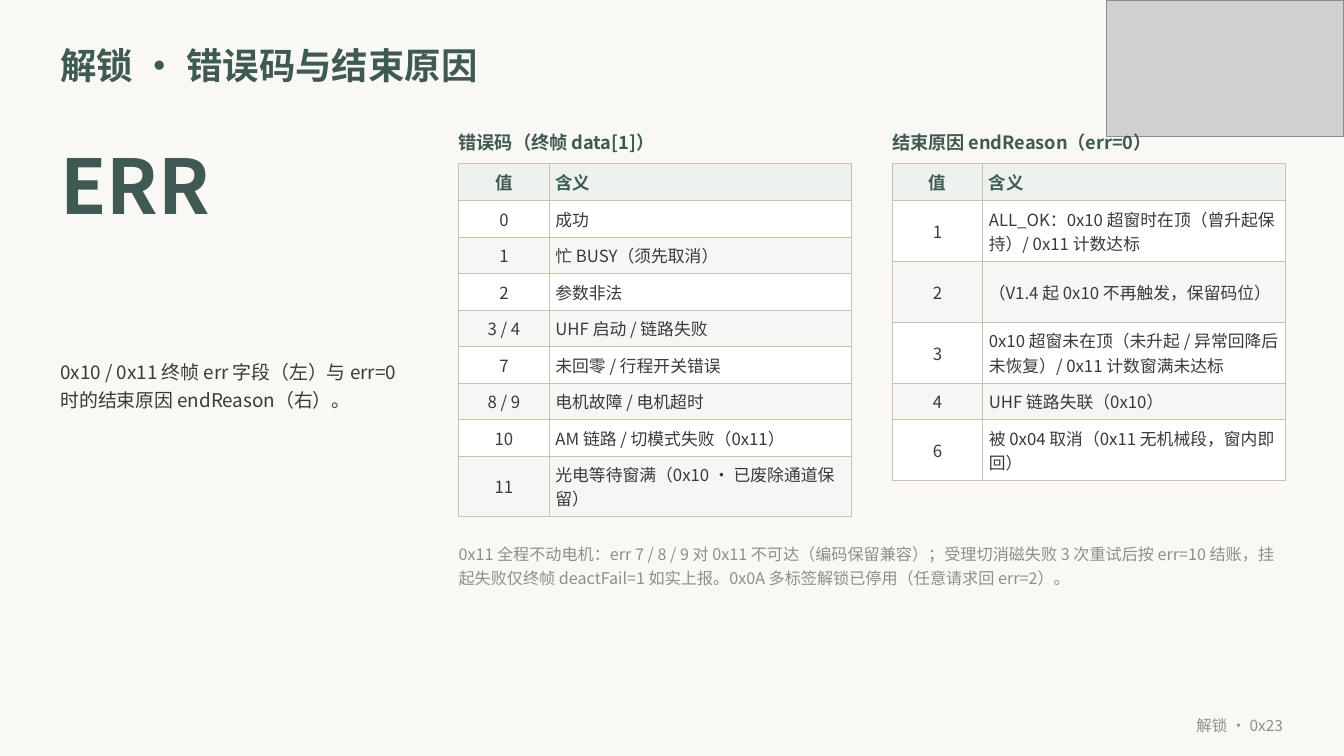
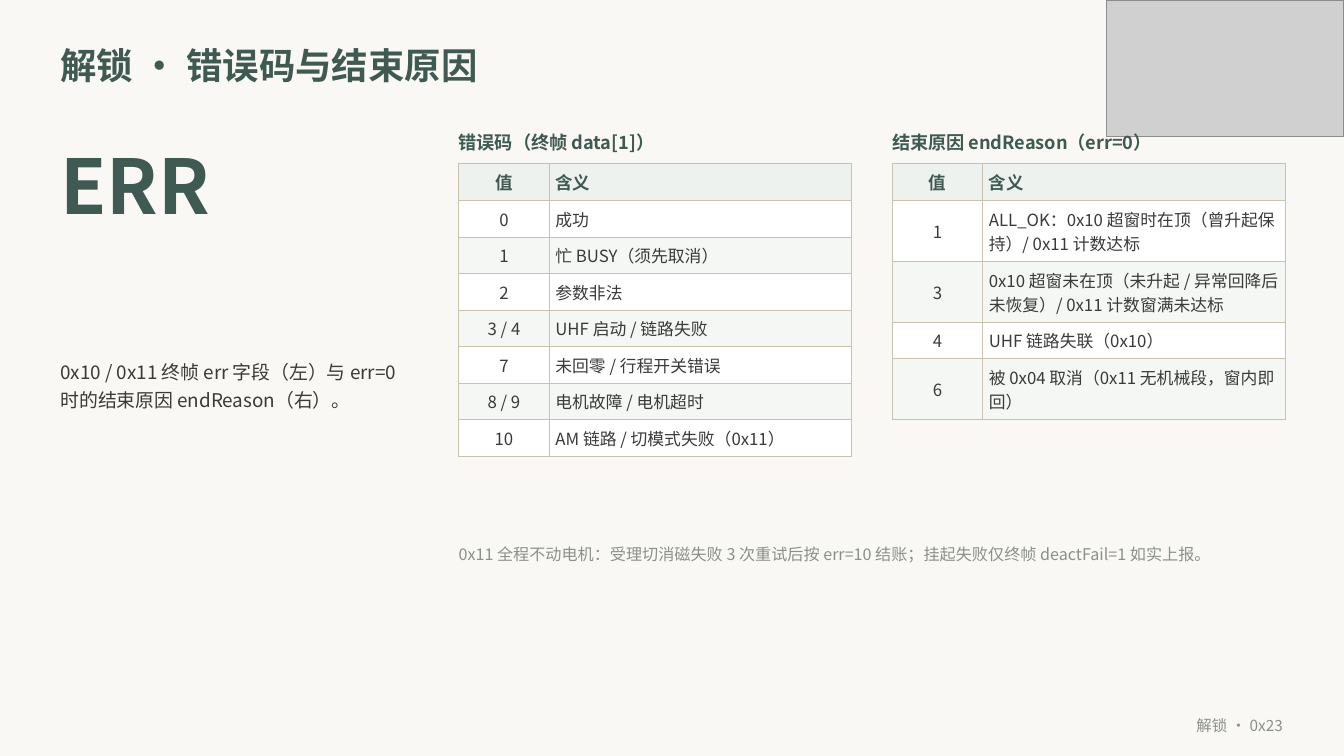
Before and after one commit to xrswnw/ZLR5401, a slide deck: slide 29 of Protocol/App_Protocol_V1.4.pptx. Drawn at 1344x756 pixels with LibreOffice and Linux fonts; fonts in the diff are those of the drawing; grey boxes stand for pictures. Boxes give left, top, right and bottom in pixels: in the first picture for what was removed or moved away, otherwise in the second. Text is boxed around its words. In the diff, an @@ line names an element or a change of style, - is before the commit and + after.

Commit message:
Round_018: 客户版协议文档 V1.4 重定版 — 仅现行落地形态 (0x10/0x11 双通道 + 0x04/0x09 statusBits 拉模式), 移除全部历史描述与已废除命令组页, V1.5/6/7 过渡版删除; judge 12 页验收 + 3 修复 (AM 消磁控制措辞/实测标注/AM 流程出口防裁切)

```diff
--- a/Protocol/App_Protocol_V1.4.pptx
+++ b/Protocol/App_Protocol_V1.4.pptx
@@ table at (x1=459, y1=163, x2=852, y2=451) @@
-row 9: 11 | 光电等待窗满（0x10 · 已废除通道保留）
@@ table at (x1=892, y1=163, x2=1286, y2=414) @@
-row 3: 2 | （V1.4 起 0x10 不再触发，保留码位）
@@ text at (x1=459, y1=546, x2=1211, y2=562): text changed @@
-0x11 全程不动电机：err 7 / 8 / 9 对 0x11 不可达（编码保留兼容）；受理切消磁失败 3 次重试后按 err=10 结账，挂起失败仅终帧 deactFail=1 如实上报。0x0A 多标签解锁已停用（任意请求回 err=2）。
+0x11 全程不动电机：受理切消磁失败 3 次重试后按 err=10 结账；挂起失败仅终帧 deactFail=1 如实上报。
```
Also in this commit, not shown: 10 other slides changed, 1 slide added, 1 slide removed, 9 other files.
